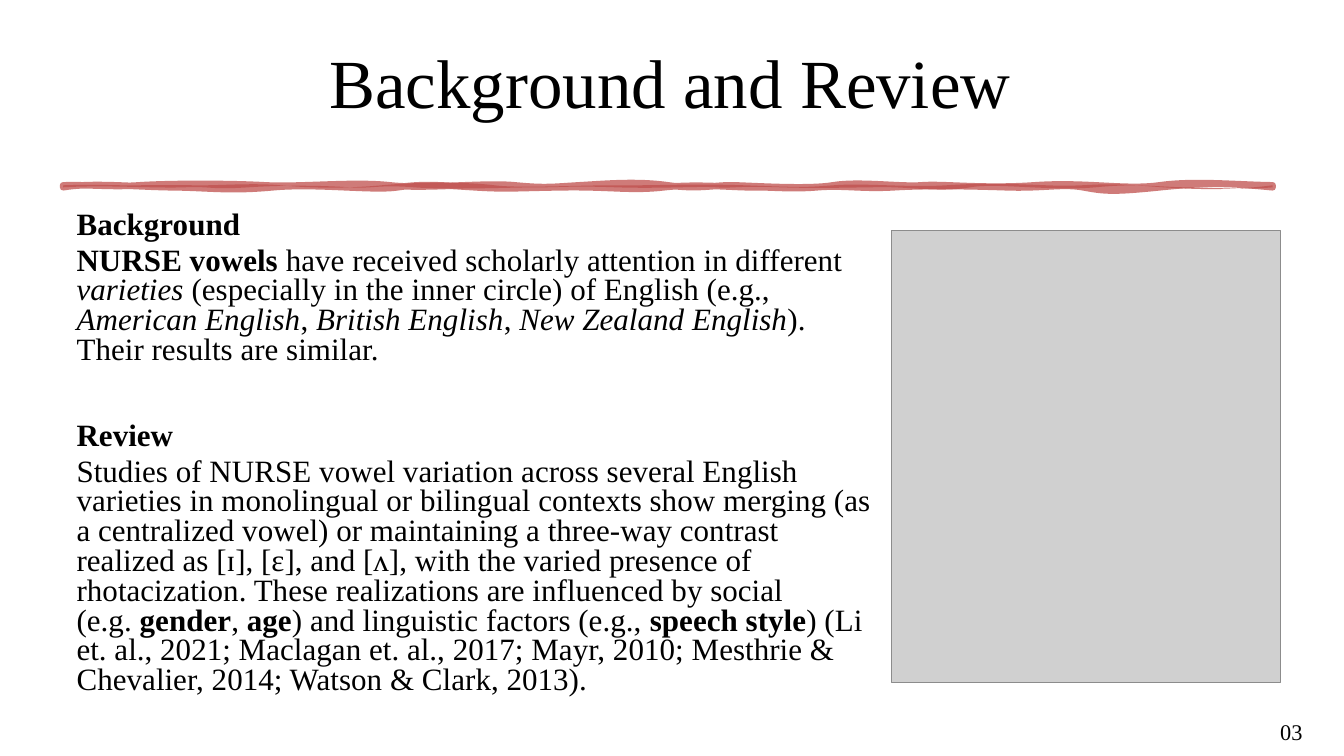
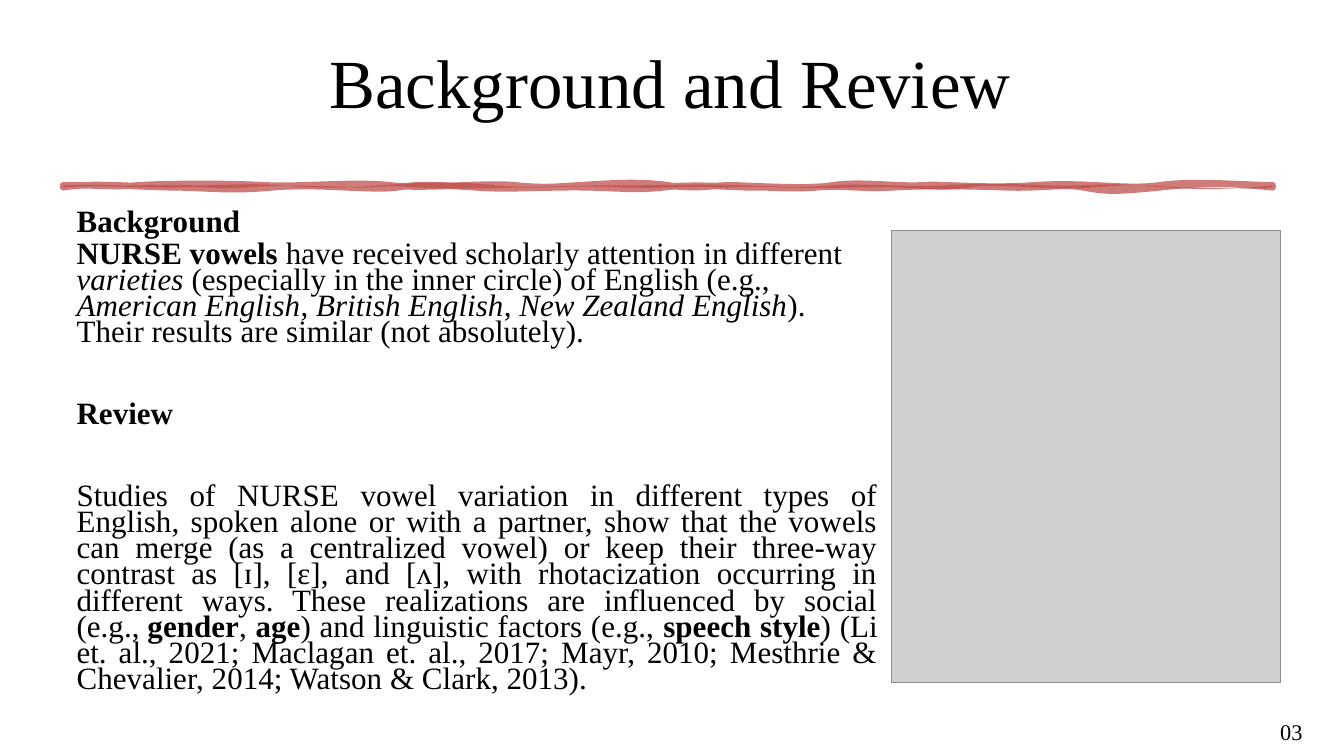
Before and after one commit to ClassOrg-Data-Sci-2024/Computational-mapping-of-NURSE-vowels-in-NE, a slide deck: slide 3 of Presentation.pptx. Drawn at 1344x756 pixels with LibreOffice and Linux fonts; fonts in the diff are those of the drawing; grey boxes stand for pictures. Boxes give left, top, right and bottom in pixels: in the first picture for what was removed or moved away, otherwise in the second. Text is boxed around its words. In the diff, an @@ line names an element or a change of style, - is before the commit and + after.

Commit message:
ppt saved

```diff
--- a/Presentation.pptx
+++ b/Presentation.pptx
@@ text at <box>77,210,241,425</box>: line spacing 0.8 to 0.7 @@
@@ text at <box>77,242,841,348</box>: text changed @@
-NURSE vowels have received scholarly attention in different varieties (especially in the inner circle) of English (e.g., American English, British English, New Zealand English). Their results are similar.
+NURSE vowels have received scholarly attention in different varieties (especially in the inner circle) of English (e.g., American English, British English, New Zealand English). Their results are similar (not absolutely).
@@ text at <box>77,484,878,695</box>: text changed @@
-Studies of NURSE vowel variation across several English varieties in monolingual or bilingual contexts show merging (as a centralized vowel) or maintaining a three-way contrast realized as [ɪ], [ɛ], and [ʌ], with the varied presence of rhotacization. These realizations are influenced by social (e.g. gender, age) and linguistic factors (e.g., speech style) (Li et. al., 2021; Maclagan et. al., 2017; Mayr, 2010; Mesthrie & Chevalier, 2014; Watson & Clark, 2013).
+Studies of NURSE vowel variation in different types of English, spoken alone or with a partner, show that the vowels can merge (as a centralized vowel) or keep their three-way contrast as [ɪ], [ɛ], and [ʌ], with rhotacization occurring in different ways. These realizations are influenced by social (e.g., gender, age) and linguistic factors (e.g., speech style) (Li et. al., 2021; Maclagan et. al., 2017; Mayr, 2010; Mesthrie & Chevalier, 2014; Watson & Clark, 2013).
```
Also in this commit, not shown: 3 other slides changed.
